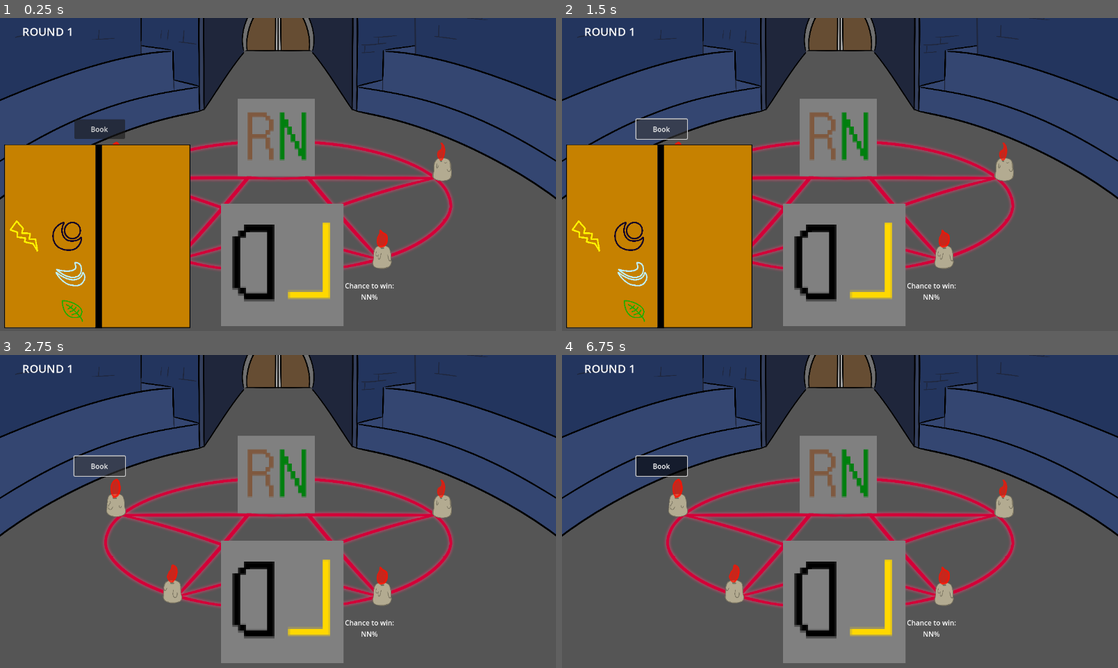
Above: before the commit, frames 1-4 (two rows, left to right).
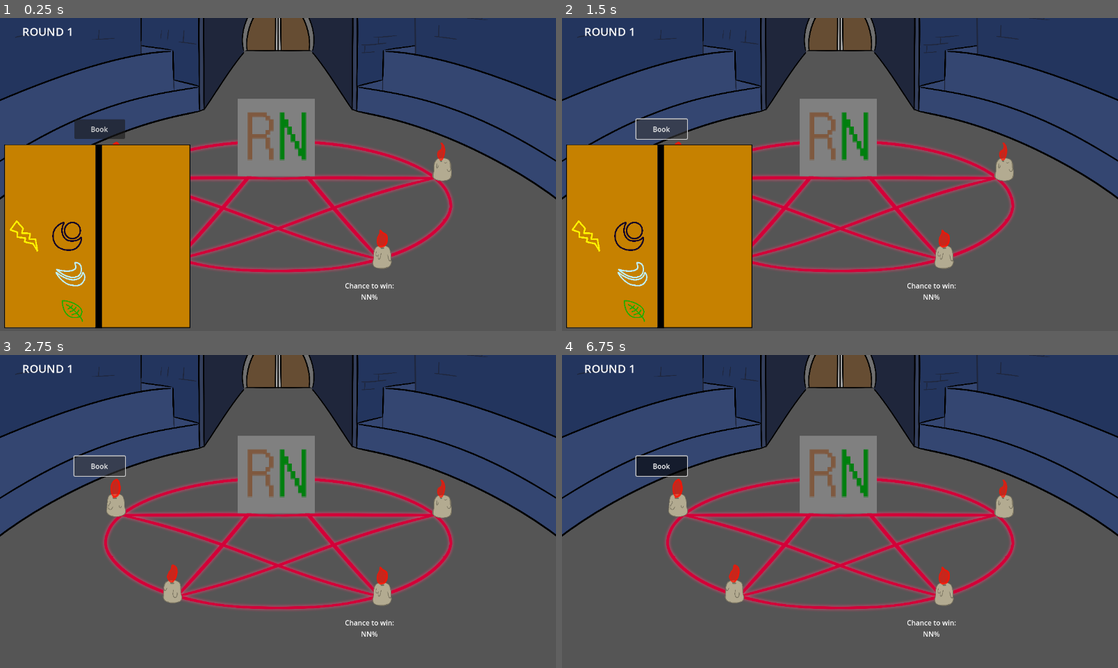
Above: after the commit, the same moments.

Repository: DigiDuncan/DPNJam1
Game: Godot game, scene res://main.tscn
Two runs of this game, one before a commit and one after it. Both use one fixed random seed, a clock stepped at 60 frames per second and the inputs below.
Inputs (mouse positions are in pixels of both pictures, inside the frame that each line leads up to):
- Up to frame 1 (0.25 s): no input
- Up to frame 2 (1.5 s): click "Book" at 0.5 s; click "Book" at 1.25 s
- Up to frame 3 (2.75 s): click "Book" at 2 s
- Up to frame 4 (6.75 s): tap Enter at 2.75, 4.25, 5.75 s; move the mouse to (962, 495) at 2.77 s; click (962, 495) at 2.92 s; tap Space at 3.5, 5, 6.5 s; move the mouse to (728, 527) at 3.52 s; click (728, 527) at 3.67 s; move the mouse to (895, 442) at 4.27 s; click (895, 442) at 4.42 s; move the mouse to (812, 574) at 5.02 s; click (812, 574) at 5.17 s; move the mouse to (1006, 558) at 5.77 s; click (1006, 558) at 5.92 s; move the mouse to (673, 464) at 6.52 s; click (673, 464) at 6.67 s

The runs differ from the first frame. In frame 1, 8.5% of the frame differs, in the area x 39-62%, y 59-99%; in frame 2, 8.5%; in frame 3, 8.5%; in frame 4, 8.5%.

Commit message:
fix ally visibility

Diff:
--- a/main.tscn
+++ b/main.tscn
@@ -391,6 +391,7 @@
 script = ExtResource("14_x2cdo")
 
 [node name="AllyMonster" type="Sprite2D" parent="Monsters"]
+visible = false
 texture_filter = 1
 material = SubResource("ShaderMaterial_y4ps2")
 position = Vector2(650, 568)
--- a/scripts/GameManager.gd
+++ b/scripts/GameManager.gd
@@ -42,6 +42,7 @@
 		book.show_available()
 		show_element_modal(enemy.secondary_type)
 	enemy.random_enemy()
+	$"../Monsters/AllyMonster".set_visible(false)
 
 func _on_summon_button_pressed():
 	rounds += 1
--- a/scripts/Monster.gd
+++ b/scripts/Monster.gd
@@ -46,6 +46,8 @@
 	random_enemy()
 
 func _on_summon_button_pressed():
+	if not visible:
+		set_visible(true)
 	var book: Book = $"../../Book"  # CRINGE
 	primary_type = book.primary_element
 	secondary_type = book.secondary_element
